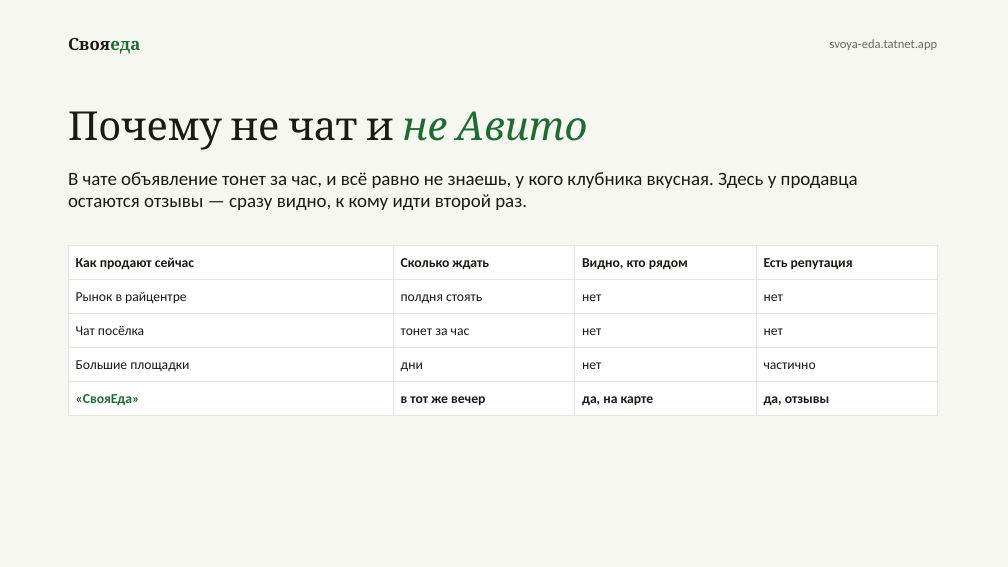
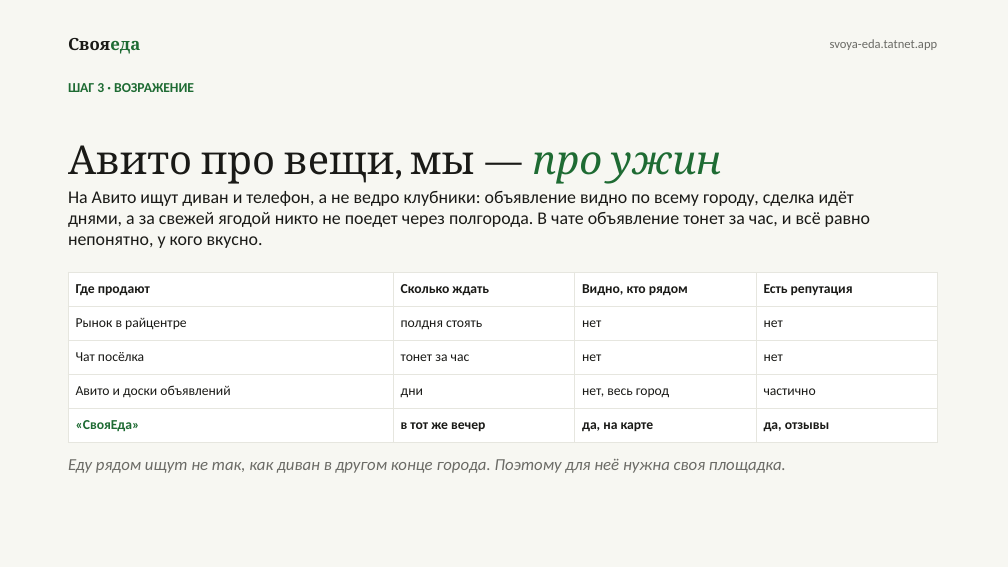
Before and after one commit to amirfazulen-byte/project, a slide deck: slide 4 of deck/СвояЕда.pptx. Drawn at 1008x567 pixels with LibreOffice and Linux fonts; fonts in the diff are those of the drawing. Boxes give left, top, right and bottom in pixels: in the first picture for what was removed or moved away, otherwise in the second. Text is boxed around its words. In the diff, an @@ line names an element or a change of style, - is before the commit and + after.

```diff
--- a/deck/СвояЕда.pptx
+++ b/deck/СвояЕда.pptx
@@ text at (68, 83, 194, 92): text changed; size 38 to 13 pt; font Cambria to Calibri; text colour #1A1A17 to #1E6B33; bold on @@
-Почему не чат и не Авито
+ШАГ 3 · ВОЗРАЖЕНИЕ
@@ text at (68, 145, 721, 184): text changed; size 18 to 38 pt; font Calibri to Cambria @@
-В чате объявление тонет за час, и всё равно не знаешь, у кого клубника вкусная. Здесь у продавца остаются отзывы — сразу видно, к кому идти второй раз.
+Авито про вещи, мы — про ужин
@@ text "Авито про вещи, мы — ..." at (68, 145, 721, 184): vertical alignment top to middle @@
@@ text added at (68, 191, 870, 248), 17 pt, text #1A1A17 @@
+На Авито ищут диван и телефон, а не ведро клубники: объявление видно по всему городу, сделка идёт днями, а за свежей ягодой никто не поедет через полгорода. В чате объявление тонет за час, и всё равно непонятно, у кого вкусно.
@@ table at (68, 272, 938, 436) @@
-row 1, column 1: Как продают сейчас
+row 1, column 1: Где продают
-row 4, column 1: Большие площадки
+row 4, column 1: Авито и доски объявлений
-row 4, column 3: нет
+row 4, column 3: нет, весь город
@@ table: place and size @@
-table at (68, 246, 938, 410)
+table at (68, 272, 938, 436)
@@ text added at (68, 459, 786, 473), 16 pt, text #6B6B66, italic @@
+Еду рядом ищут не так, как диван в другом конце города. Поэтому для неё нужна своя площадка.
```
Also in this commit, not shown: 4 other slides changed, 6 other files.
